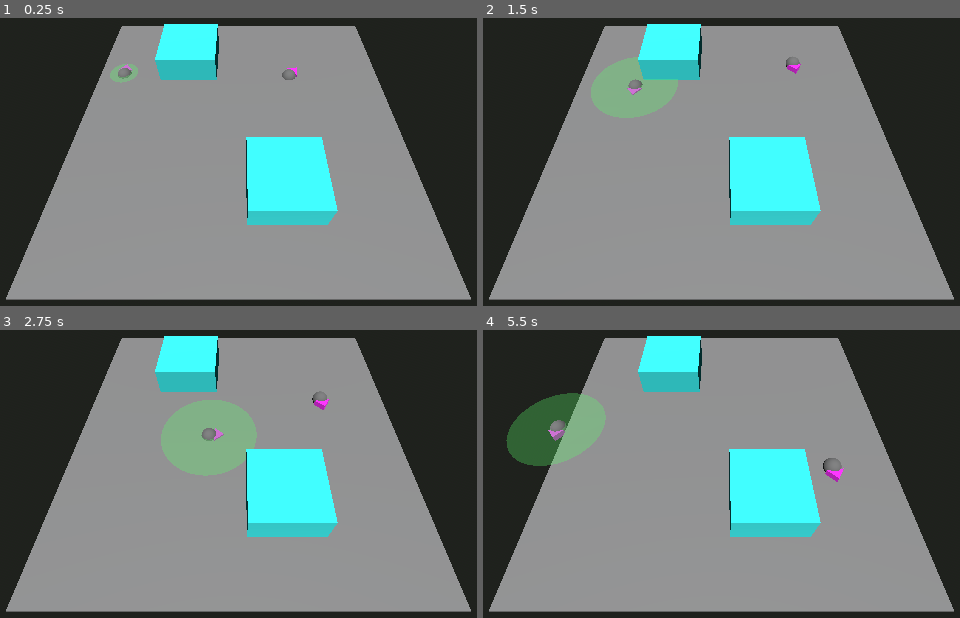
Above: before the commit, frames 1-4 (two rows, left to right).
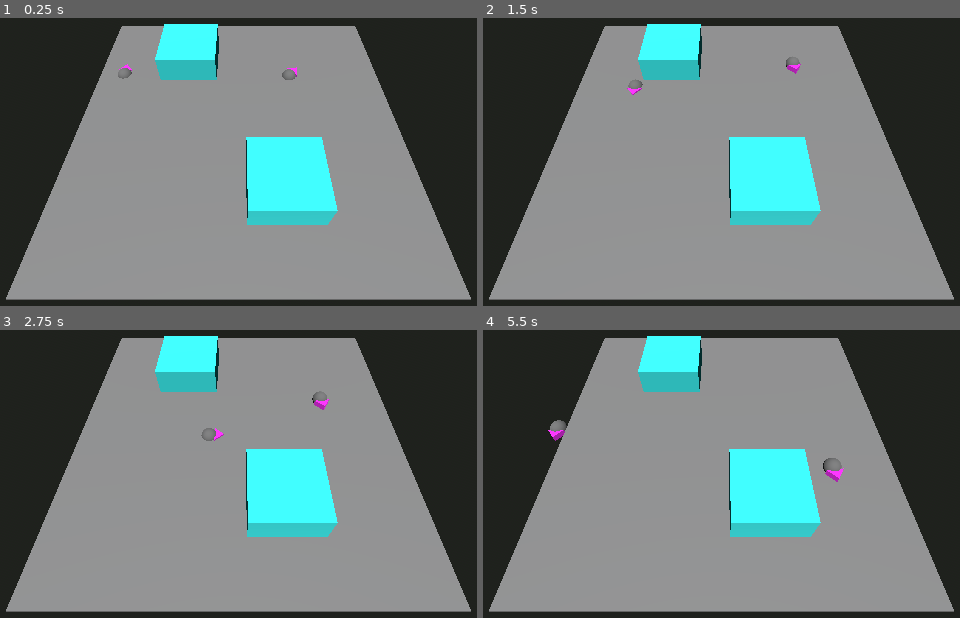
Above: after the commit, the same moments.

Repository: bruom/Gatinhos
Game: Godot game, scene res://Scenes/main.tscn
Two runs of this game, one before a commit and one after it. Both use one fixed random seed, a clock stepped at 60 frames per second and the inputs below.
Inputs:
- Up to frame 1 (0.25 s): no input
- Up to frame 2 (1.5 s): hold D (Right) 0.53-1.28 s; hold F (Interact) 0.53-1.28 s; hold S (Backward) from 1.28 s (still down); tap F (Interact) at 1.35 s
- Up to frame 3 (2.75 s): release S (Backward) at 2.03 s; hold D (Right) from 2.03 s (still down); hold F (Interact) from 2.03 s (still down)
- Up to frame 4 (5.5 s): release D (Right) at 2.78 s; release F (Interact) at 2.78 s; hold W (Forward) 2.78-3.53 s; tap F (Interact) at 2.85, 4.35 s; hold F (Interact) 3.53-4.28 s; hold A (Left) 3.53-5.03 s; hold S (Backward) from 5.03 s (still down); hold F (Interact) from 5.03 s (still down)

The runs differ from the first frame. In frame 1, 0.2% of the frame differs, in the area x 23-29%, y 15-23%; in frame 2, 2.4%; in frame 3, 4.0%, in the area x 33-54%, y 24-51%; in frame 4, 3.8%.

Commit message:
Creating a basic shader for testing

Diff:
--- /dev/null
+++ b/Resources/Shaders/hide_perspective.gdshader
@@ -0,0 +1,16 @@
+shader_type spatial;
+
+global uniform vec3 player_position;
+
+varying vec3 world_pos;
+
+void vertex() {
+	world_pos = (MODEL_MATRIX * vec4(VERTEX,1.0)).xyz;
+}
+
+void fragment() {
+	vec3 player_screen_pos = (MODEL_MATRIX * (vec4(player_position, 1.0) * MODEL_MATRIX)).xyz;
+	if(distance(VERTEX, player_screen_pos) < 5.0) {
+		discard;
+	}
+}
--- a/Scenes/player.tscn
+++ b/Scenes/player.tscn
@@ -1,21 +1,9 @@
-[gd_scene load_steps=5 format=3 uid="uid://nkh8gcim1mk4"]
+[gd_scene load_steps=3 format=3 uid="uid://nkh8gcim1mk4"]
 
 [ext_resource type="Script" path="res://Scripts/player.gd" id="1_keg1m"]
 [ext_resource type="PackedScene" uid="uid://bavl8tqj08fh1" path="res://Scenes/cat.tscn" id="2_obngv"]
-
-[sub_resource type="StandardMaterial3D" id="StandardMaterial3D_iw5l2"]
-transparency = 1
-albedo_color = Color(0.345098, 1, 0.403922, 0.294118)
-
-[sub_resource type="CylinderMesh" id="CylinderMesh_7s172"]
-material = SubResource("StandardMaterial3D_iw5l2")
-height = 0.001
 
 [node name="Player" type="CharacterBody3D"]
 script = ExtResource("1_keg1m")
 
 [node name="cat" parent="." instance=ExtResource("2_obngv")]
-
-[node name="sound_debug" type="MeshInstance3D" parent="."]
-transform = Transform3D(1, 0, 0, 0, 1, 0, 0, 0, 1, 2.08165e-12, 0.1, 2.08165e-12)
-mesh = SubResource("CylinderMesh_7s172")
--- a/Scripts/player.gd
+++ b/Scripts/player.gd
@@ -1,12 +1,11 @@
 extends CharacterBody3D
-
-@onready var sound_debug: MeshInstance3D = $sound_debug
 
 @export var speed: float = 1.0
 @export var sound_radius: float = 1.5
 var current_sound_radius: float = 0.0
 
 func _process(delta):
+	RenderingServer.global_shader_parameter_set("player_position", global_position)
 	var direciton: Vector2 = Input.get_vector("Left", "Right", "Forward", "Backward")
 	velocity = Vector3(direciton.x, 0.0, direciton.y).normalized() * speed
 	if velocity != Vector3.ZERO:
@@ -15,5 +14,3 @@
 		move_and_slide()
 	else:
 		current_sound_radius = 0.0
-
-	sound_debug.mesh.bottom_radius = current_sound_radius
--- a/project.godot
+++ b/project.godot
@@ -14,6 +14,10 @@
 run/main_scene="res://Scenes/main.tscn"
 config/features=PackedStringArray("4.0", "Forward Plus")
 config/icon="res://icon.svg"
+
+[filesystem]
+
+import/fbx/enabled=false
 
 [input]
 
@@ -59,3 +63,10 @@
 3d_physics/layer_1="player"
 3d_physics/layer_2="enemy"
 3d_physics/layer_3="obstacle"
+
+[shader_globals]
+
+player_position={
+"type": "vec3",
+"value": Vector3(0, 0, 0)
+}
Binary file added: Assets/cat_v01.bin
Not shown, changed: Resources/level_meshes.tres
